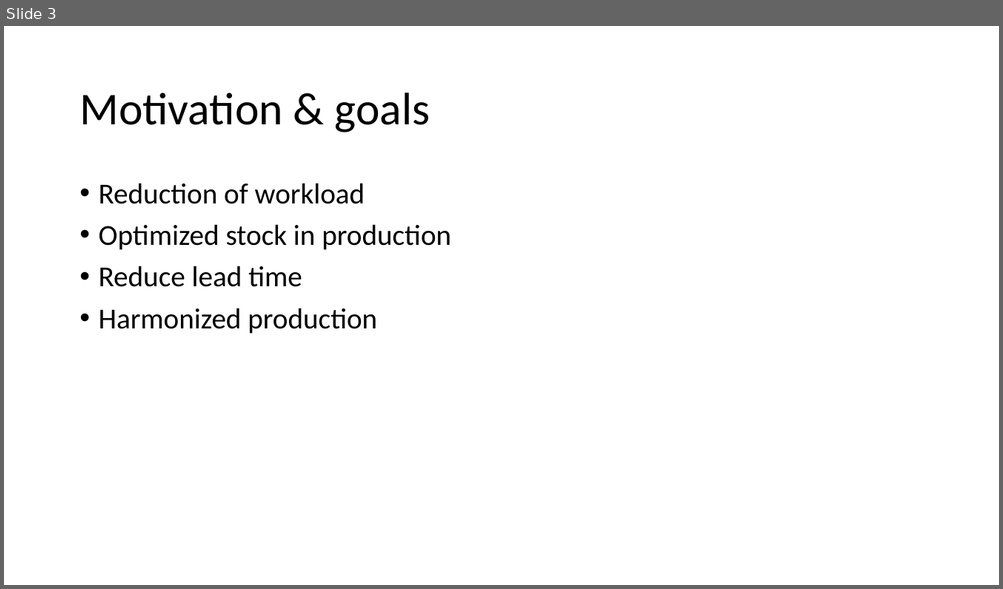
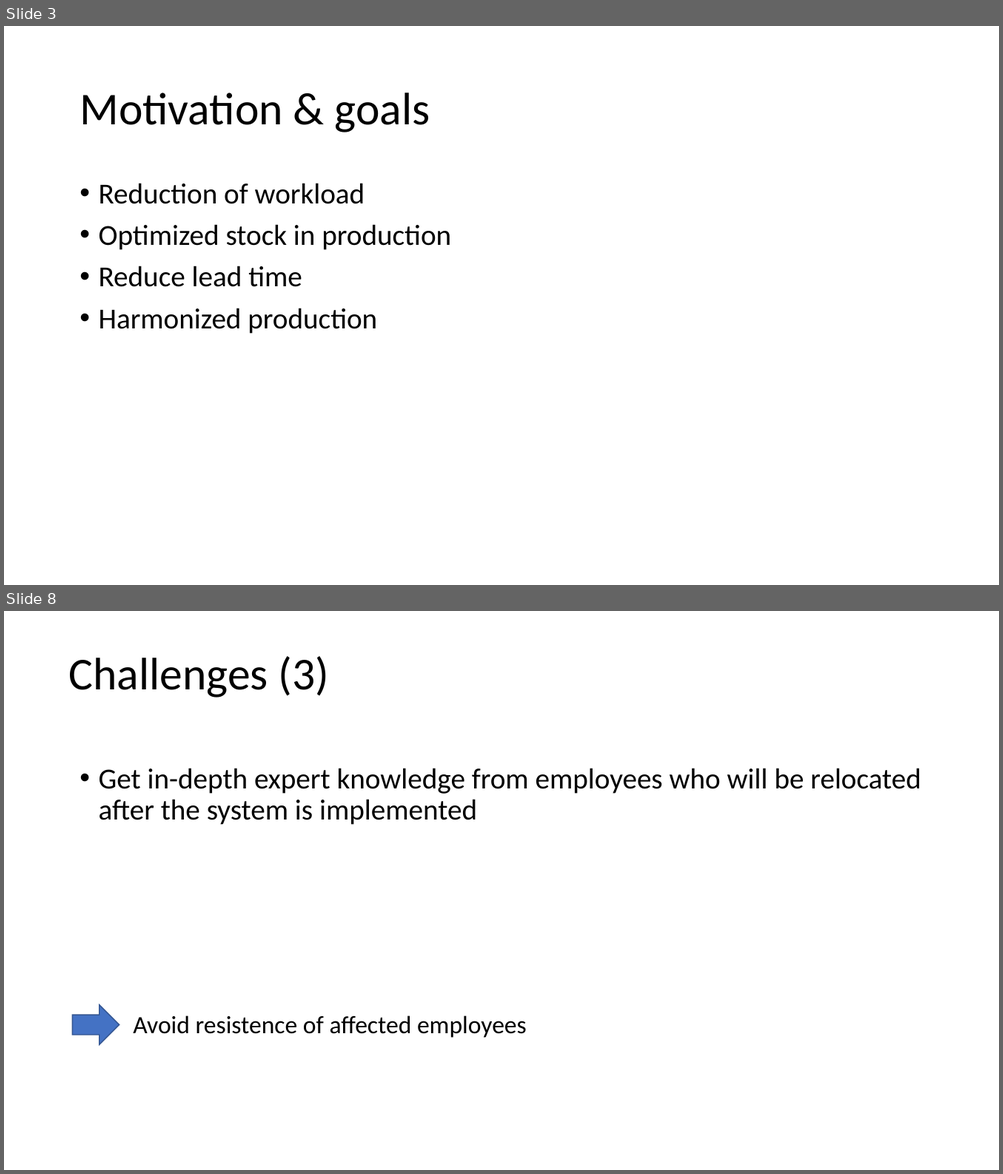
Before and after one commit to AndreasNeuhierl/InnoMgmt, a slide deck: desandere.pptx. Shown one above the other, each under a label of ours: slide 3 before the commit, slides 3 and 8 after it; the slides between them are not shown. The pictures are 1003x589 and 1003x1174 pixels, drawn with LibreOffice and Linux fonts; fonts in the diff are those of the drawing. Boxes give left, top, right and bottom in pixels: in the first picture for what was removed or moved away, otherwise in the second. Text is boxed around its words. In the diff, an @@ line names an element or a change of style, - is before the commit and + after.

```diff
--- a/desandere.pptx
+++ b/desandere.pptx
@@ slide 8 added at (4, 611, 999, 1170), background #FFFFFF @@
@@ text added at (69, 656, 330, 698), 44 pt, text #000000 @@
+Challenges (3)
@@ text added at (99, 768, 921, 825), 28 pt, text #000000 @@
+• Get in-depth expert knowledge from employees who will be relocated after the system is implemented
@@ right arrow added at (73, 1005, 119, 1045), fill #4472C4, outline #325491 1 pt @@
@@ text added at (133, 1016, 526, 1038), 24 pt, text #000000 @@
+Avoid resistence of affected employees
```
Also in this commit, not shown: 1 slide changed, 7 other slides added.
